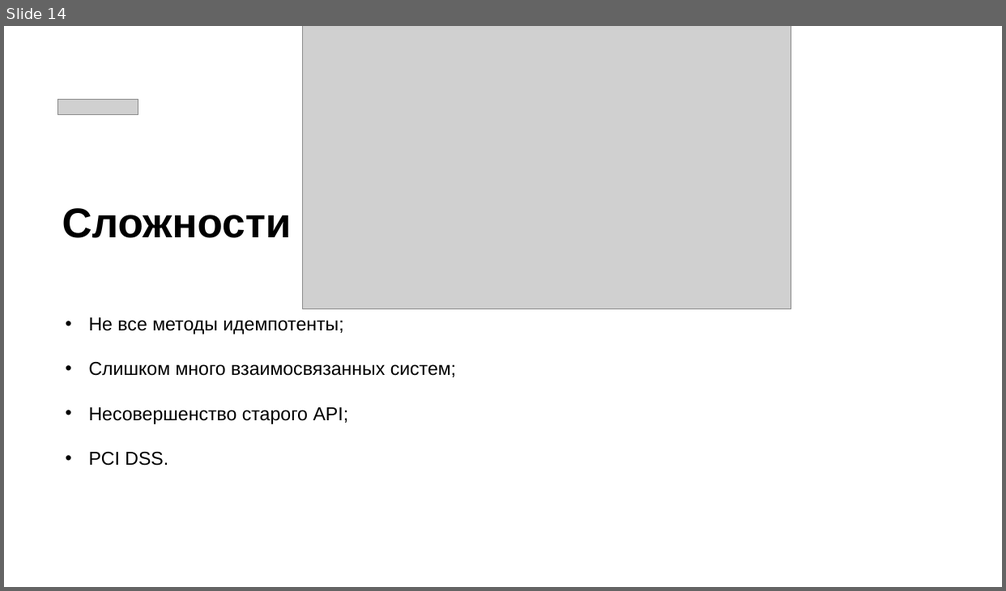
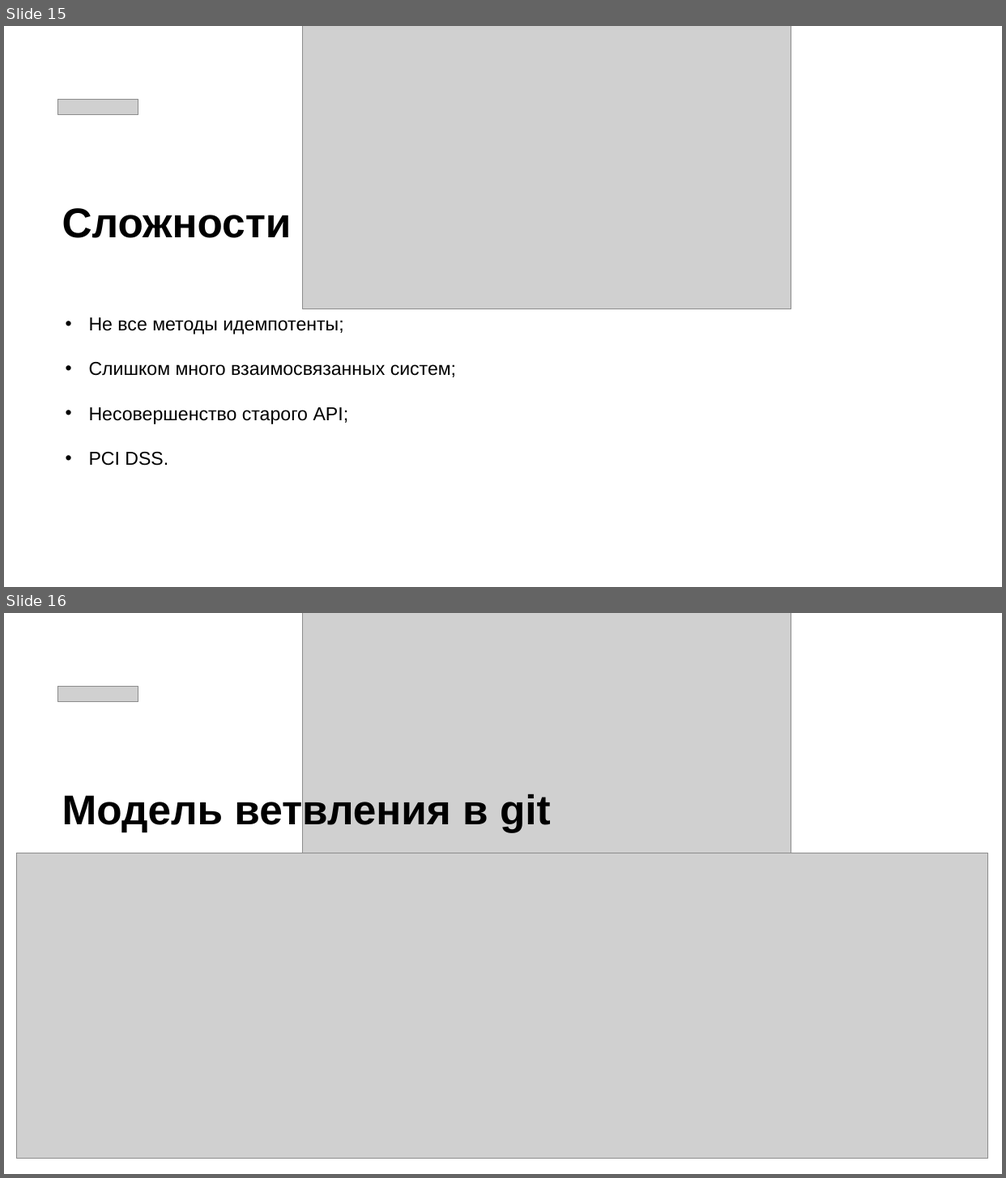
Before and after one commit to Serganbus/devfest, a slide deck: Презентация.pptx. Shown one above the other, each under a label of ours: slide 14 before the commit, slides 15 and 16 after it. The pictures are 1006x591 and 1006x1178 pixels, drawn with LibreOffice and Linux fonts; fonts in the diff are those of the drawing; grey boxes stand for pictures. Boxes give left, top, right and bottom in pixels: in the first picture for what was removed or moved away, otherwise in the second. Text is boxed around its words. In the diff, an @@ line names an element or a change of style, - is before the commit and + after.

```diff
--- a/Презентация.pptx
+++ b/Презентация.pptx
@@ slide 16 added at [4, 613, 1002, 1174], background #FFFFFF @@
@@ picture added at [302, 613, 791, 896] @@
@@ picture added at [58, 687, 138, 702] @@
@@ text added at [62, 791, 551, 833], 40 pt, text #000000, bold @@
+Модель ветвления в git
@@ picture added at [17, 854, 987, 1159] @@
@@ what was slide 14 is now slide 15 @@
```
Also in this commit, not shown: 6 slides changed, 1 other slide added, 5 other files.
